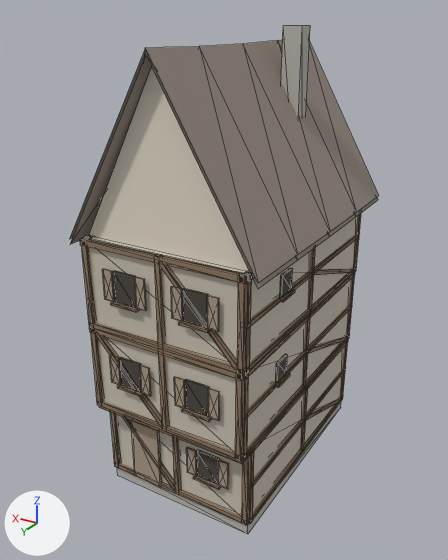
Before and after pictures for a commit that changed the glTF model kingdom/assets/generated/town_small/house_narrow_c.glb.
Both versions are drawn from a 50 mm lens placed at (-8.42, 14.96, 13.18), pointed at (0.29, 0.45, 5.92). Arrows for +X, +Y and +Z are at lower left; the lights stay in place. The older version comes first. Mesh edges are drawn as thin lines. Vertices at exactly the same position are counted once.

In view in the first picture: 'house_narrow_c'.
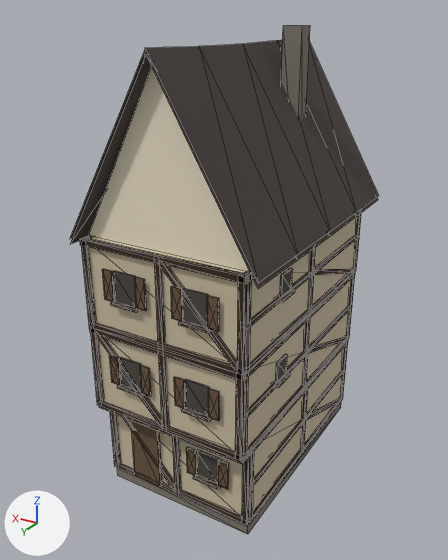
Changed parts and their boxes [x1, y1, x2, y2] in the pictures (448 x 560 px):
'house_narrow_c', recoloured, surface changed (darker)
    both: [70, 26, 379, 534]
part 1 of me_house_narrow_c, recoloured
    both: [117, 26, 341, 534]
part 2 of me_house_narrow_c, recoloured
    both: [89, 217, 357, 516]
part 3 of me_house_narrow_c, recoloured
    both: [80, 214, 361, 525]
part 4 of me_house_narrow_c, recoloured (darker)
    both: [102, 269, 229, 490]
part 5 of me_house_narrow_c, recoloured (darker)
    both: [70, 40, 379, 289]

Edits to the bpy script that builds the scene:
```text
Change mat_ra_window:
    where n0 = _N.new('ShaderNodeBsdfPrincipled'); n0.name = 'Principled BSDF'
    remove n0.inputs[0].default_value = (0.07, 0.06, 0.05, 1.0)  # 'Base Color', dark grey #4b453f
    add n2 = _N.new('ShaderNodeMix'); n2.name = 'Mix'
    add n2.data_type = 'RGBA'
    add n2.blend_type = 'MULTIPLY'
    add n2.inputs[0].default_value = 1.0  # 'Factor'
    add n2.inputs[7].default_value = (0.07, 0.06, 0.05, 1.0)  # 'B', dark grey #4b453f
    add n3 = _N.new('ShaderNodeVertexColor'); n3.name = 'Color Attribute'
    add _L.new(n2.outputs[2], n0.inputs[0])  # 'Result' to 'Base Color'
    add _L.new(n3.outputs[0], n2.inputs[6])  # 'Color' to 'A'
Add mat_ra_kit:
    mat_ra_kit = bpy.data.materials.new('RA_kit')
    mat_ra_kit.use_nodes = True; mat_ra_kit.node_tree.nodes.clear()
    _N = mat_ra_kit.node_tree.nodes; _L = mat_ra_kit.node_tree.links
    n0 = _N.new('ShaderNodeBsdfPrincipled'); n0.name = 'Principled BSDF'
    n0.inputs[2].default_value = 0.95  # 'Roughness'
    n1 = _N.new('ShaderNodeOutputMaterial'); n1.name = 'Material Output'
    n2 = _N.new('ShaderNodeVertexColor'); n2.name = 'Color Attribute'
    _L.new(n0.outputs[0], n1.inputs[0])  # 'BSDF' to 'Surface'
    _L.new(n2.outputs[0], n0.inputs[0])  # 'Color' to 'Base Color'
Change me_house_narrow_c:
    where me_house_narrow_c.from_pydata(...)  # 792 vertices, 1174 faces; spans x -2.74..2.74, y -4.07..4.11, z 0.0..12.87
    used by ob_house_narrow_c; location = (0.0, 0.0, 0.0)
    me_house_narrow_c part 1: 24 faces spanning x -2.3..2.3, y -3.5..3.5, z 0.0..12.87 switch from mat_ra_stone (grey #bcb8b1) to mat_ra_kit
    me_house_narrow_c part 2: 36 faces spanning x -2.34..2.34, y -3.48..3.93, z 0.4..7.9 switch from mat_ra_plaster_dirty (light grey #cbc4b5) to mat_ra_kit
    me_house_narrow_c part 3: 828 faces spanning x -2.48..2.48, y -3.48..4.11, z 0.4..7.9 switch from mat_ra_timber (brown #907961) to mat_ra_kit
    me_house_narrow_c part 4: 132 faces spanning x -1.72..1.72, y 3.51..4.05, z 0.4..7.23 switch from mat_ra_boards (beige #ad9b86) to mat_ra_kit
    me_house_narrow_c part 5: 32 faces spanning x -2.74..2.74, y -4.07..4.07, z 7.69..12.52 switch from mat_ra_shingle (grey #9b9086) to mat_ra_kit
    remove me_house_narrow_c.materials.append(mat_ra_plaster)  # pale yellow #e5ddcb
```
